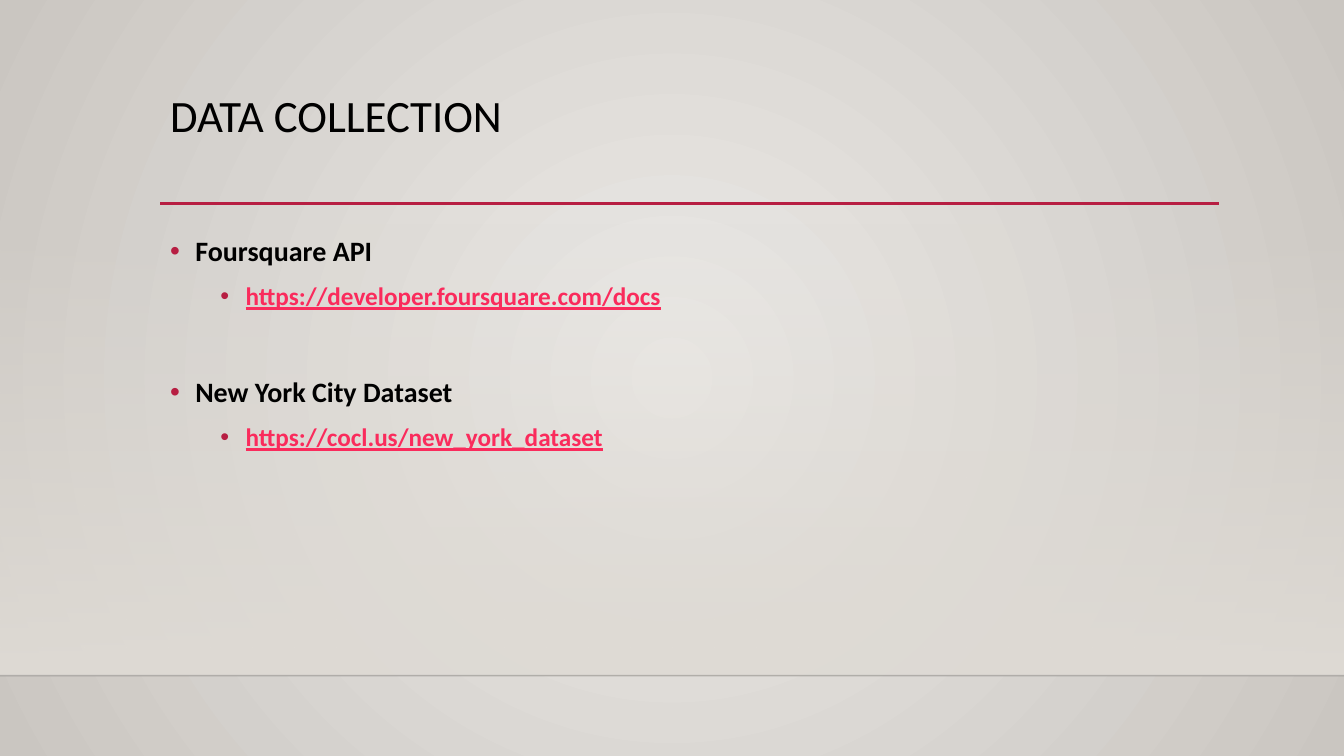
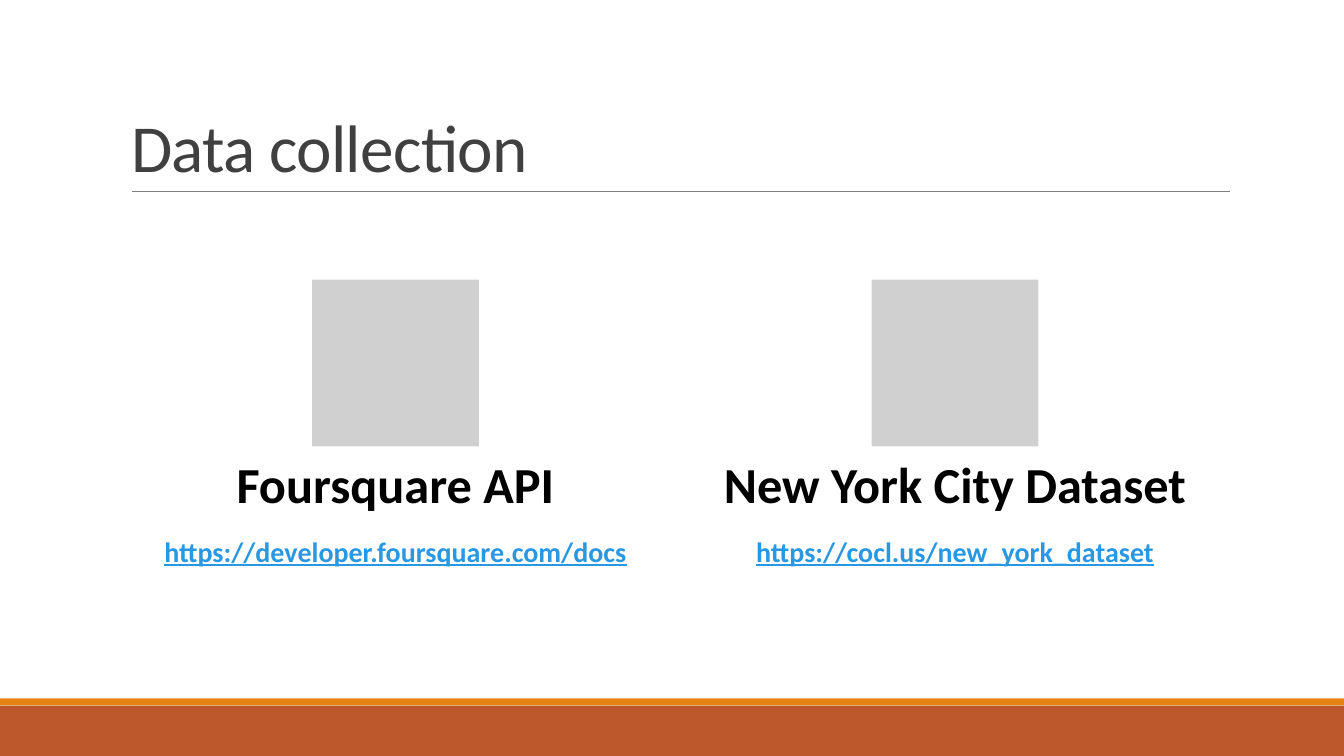
Before and after one commit to andresuru13/NewYorkNightLife, a slide deck: slide 5 of New york city night life clustering.pptx. Drawn at 1344x756 pixels with LibreOffice and Linux fonts; fonts in the diff are those of the drawing; grey boxes stand for pictures; background and template pictures are left out. Boxes give left, top, right and bottom in pixels: in the first picture for what was removed or moved away, otherwise in the second. Text is boxed around its words. In the diff, an @@ line names an element or a change of style, - is before the commit and + after.

```diff
--- a/New york city night life clustering.pptx
+++ b/New york city night life clustering.pptx
@@ background gradient #ECEAE7 to #CAC7C1 to #FFFFFF @@
@@ title "Data collection" at <box>131,125,527,173</box>: vertical alignment top to bottom @@
@@ title at <box>131,125,527,173</box>: text changed; size 32 to 48 pt; text colour #000000 to #404040 @@
-DATA COLLECTION
+Data collection
@@ line moved from (160, 204) - (1220, 204) to (132, 192) - (1231, 192) @@
@@ line (132, 192) - (1231, 192): stroke #B71E42 2.5 pt to #808080 0.5 pt @@
@@ rectangle removed at <box>0,223,1344,676</box> @@
@@ text removed at <box>195,243,661,451</box> @@
-• Foursquare API
-  • https://developer.foursquare.com/docs
-• New York City Dataset
-  • https://cocl.us/new_york_dataset
@@ group added at <box>164,279,1186,567</box>: 4 texts, 2 pictures @@
+Foursquare API
+https://developer.foursquare.com/docs
+New York City Dataset
+https://cocl.us/new_york_dataset
@@ line removed from (0, 676) to (1344, 676) @@
@@ rectangle added at <box>0,706,1344,756</box>, fill #BD582C @@
@@ rectangle added at <box>0,699,1344,706</box>, fill #E48312 @@
```
Also in this commit, not shown: 8 other slides changed.
